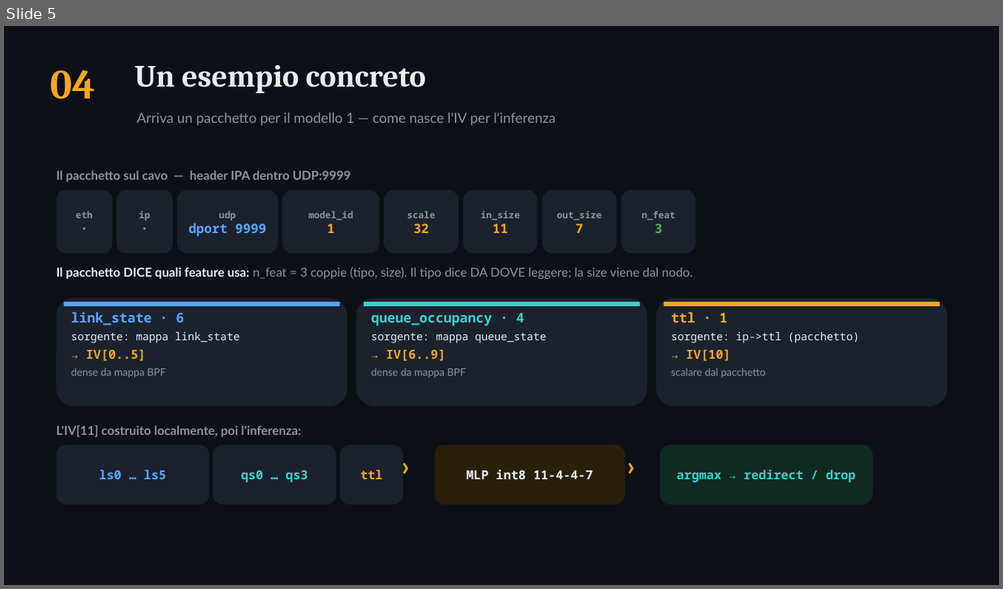
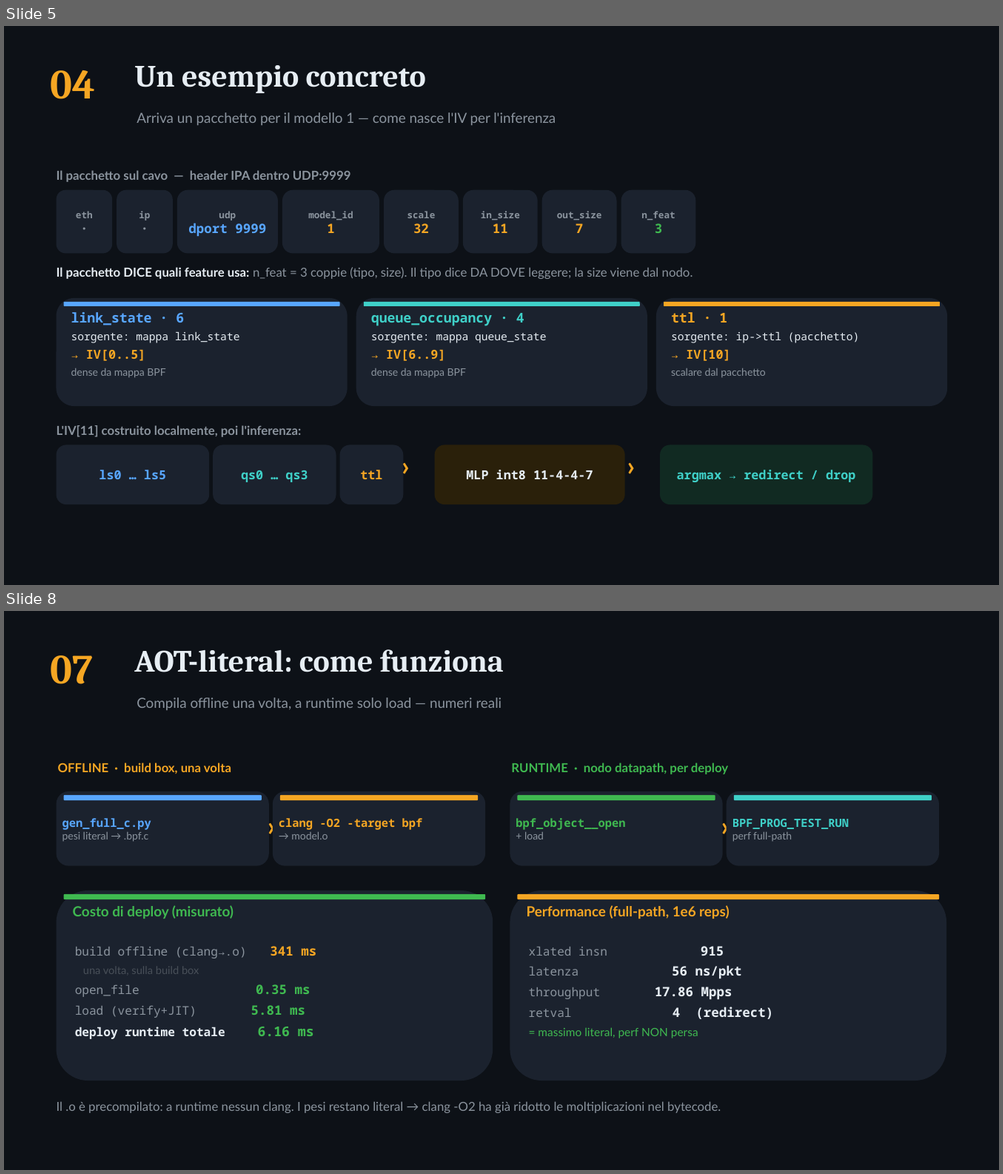
Before and after one commit to ettore-cantile/ipa_lab, a slide deck: docs/IPA_hardcoded_IV_ricompilazione.pptx. Shown one above the other, each under a label of ours: slide 5 before the commit, slides 5 and 8 after it; the slides between them are not shown. The pictures are 1003x589 and 1003x1174 pixels, drawn with LibreOffice and Linux fonts; fonts in the diff are those of the drawing. Boxes give left, top, right and bottom in pixels: in the first picture for what was removed or moved away, otherwise in the second. Text is boxed around its words. In the diff, an @@ line names an element or a change of style, - is before the commit and + after.

```diff
--- a/docs/IPA_hardcoded_IV_ricompilazione.pptx
+++ b/docs/IPA_hardcoded_IV_ricompilazione.pptx
@@ slide 8 added at [4, 611, 999, 1170], background #FFFFFF @@
@@ rectangle added at [4, 611, 999, 1170], fill #0D1117 @@
@@ text added at [134, 649, 504, 672], 30 pt, text #E6EDF3, bold @@
+AOT-literal: come funziona
@@ text added at [50, 655, 92, 684], 40 pt, text #F5A623, bold @@
+07
@@ text added at [136, 698, 502, 710], 13.5 pt, text #8B949E @@
+Compila offline una volta, a runtime solo load — numeri reali
@@ text added at [58, 763, 231, 774], 12 pt, text #F5A623, bold @@
+OFFLINE · build box, una volta
@@ text added at [511, 763, 728, 775], 12 pt, text #3FB950, bold @@
+RUNTIME · nodo datapath, per deploy
@@ rounded rectangle added at [57, 792, 269, 866], fill #1B222E @@
@@ rounded rectangle added at [64, 795, 262, 800], fill #58A6FF @@
@@ text added at [267, 809, 297, 847], 26 pt, text #F5A623, bold @@
+›
@@ rounded rectangle added at [273, 792, 485, 866], fill #1B222E @@
@@ rounded rectangle added at [280, 795, 478, 800], fill #F5A623 @@
@@ rounded rectangle added at [510, 792, 723, 866], fill #1B222E @@
@@ rounded rectangle added at [518, 795, 715, 800], fill #3FB950 @@
@@ text added at [721, 809, 751, 847], 26 pt, text #F5A623, bold @@
+›
@@ rounded rectangle added at [726, 792, 939, 866], fill #1B222E @@
@@ rounded rectangle added at [734, 795, 931, 800], fill #3FD0C8 @@
@@ text added at [62, 818, 151, 842], 10 pt, text #8B949E @@
+gen_full_c.py
+pesi literal → .bpf.c
@@ text added at [279, 818, 423, 840], 11 pt, text #F5A623, bold @@
+clang -O2 -target bpf
+→ model.o
@@ text added at [515, 818, 625, 840], 11 pt, text #3FB950, bold @@
+bpf_object__open
++ load
@@ text added at [732, 819, 848, 842], 11 pt, text #3FD0C8, bold @@
+BPF_PROG_TEST_RUN
+perf full-path
@@ rounded rectangle added at [57, 891, 492, 1081], fill #1B222E @@
@@ rounded rectangle added at [64, 894, 485, 900], fill #3FB950 @@
@@ rounded rectangle added at [510, 891, 946, 1081], fill #1B222E @@
@@ rounded rectangle added at [518, 894, 939, 900], fill #F5A623 @@
@@ text added at [73, 906, 233, 919], 13.5 pt, text #3FB950, bold @@
+Costo di deploy (misurato)
@@ text added at [526, 906, 728, 919], 13.5 pt, text #F5A623, bold @@
+Performance (full-path, 1e6 reps)
@@ text added at [75, 946, 316, 1039], 11.5 pt, text #8B949E @@
+build offline (clang→.o) 341 ms
+una volta, sulla build box
+open_file 0.35 ms
+load (verify+JIT) 5.81 ms
+deploy runtime totale 6.16 ms
@@ text added at [529, 947, 742, 1039], 11.5 pt, text #8B949E @@
+xlated insn 915
+latenza 56 ns/pkt
+throughput 17.86 Mpps
+retval 4 (redirect)
+= massimo literal, perf NON persa
@@ text added at [57, 1102, 720, 1113], 12 pt, text #8B949E @@
+Il .o è precompilato: a runtime nessun clang. I pesi restano literal → clang -O2 ha già ridotto le moltiplicazioni nel bytecode.
```
Also in this commit, not shown: 1 slide changed, 5 other slides added, 3 slides removed.
